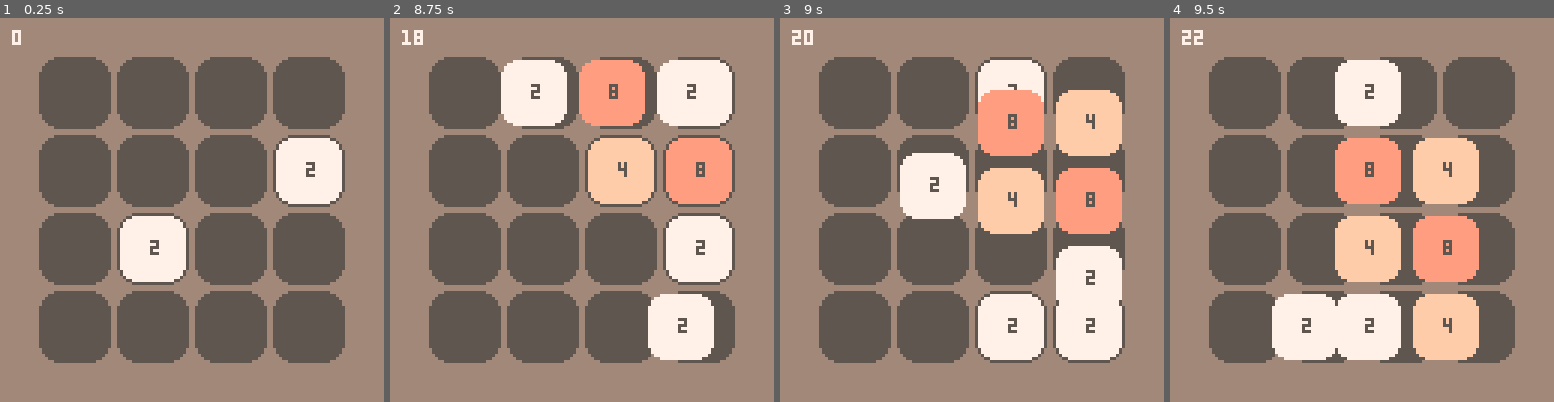
Above: before the commit, frames 1-4 (left to right).
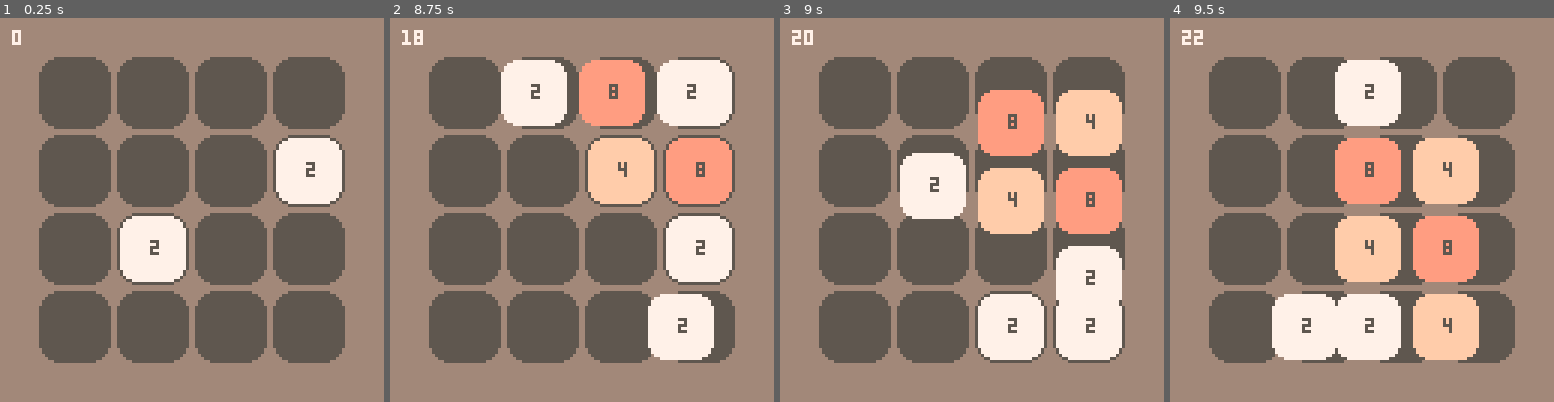
Above: after the commit, the same moments.

Repository: rbits0/2048-pico-8
Game: PICO-8 cartridge main.p8
Two runs of this game, one before a commit and one after it. Both use one fixed random seed, a clock stepped at 60 frames per second and the inputs below.
Inputs:
- Up to frame 1 (0.25 s): no input
- Up to frame 2 (8.75 s): hold Left 1.97-2.37 s; hold Down 2.42-2.82 s; hold Right 2.87-3.53 s; hold Up 3.58-4.08 s; hold Right 4.13-4.53 s; hold Down 4.58-5.08 s; hold Left 5.13-5.8 s; hold Up 5.85-6.18 s; hold Left 6.23-6.63 s; hold Down 6.68-7.08 s; hold Right 7.13-7.8 s; hold Up 7.85-8.35 s; hold Right from 8.4 s (still down)
- Up to frame 3 (9 s): release Right at 8.8 s; hold Down from 8.85 s (still down)
- Up to frame 4 (9.5 s): release Down at 9.35 s; hold Left from 9.4 s (still down)

Frames 1-2 are identical in both runs. In frame 3, 1.3% of the frame differs, in the area x 51-69%, y 10-22%; in frame 4, nothing differs.

Commit message:
Fix animations running after animations already finished

Diff:
--- a/main.p8
+++ b/main.p8
@@ -81,8 +81,10 @@
         end
     end
 
+    local del_offset = 0
     for i in all(to_delete) do
-        deli(animations, i)
+        deli(animations, i + del_offset)
+        del_offset -= 1
     end
 
     if not animation_running and board.to_add_cell then
